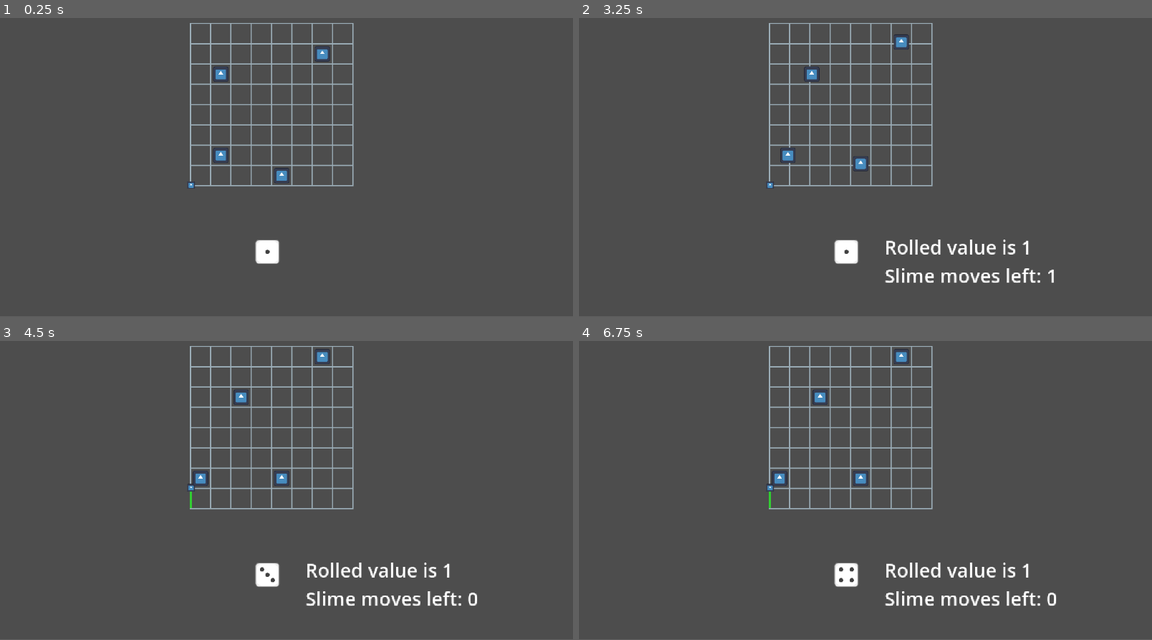
Above: before the commit, frames 1-4 (two rows, left to right).
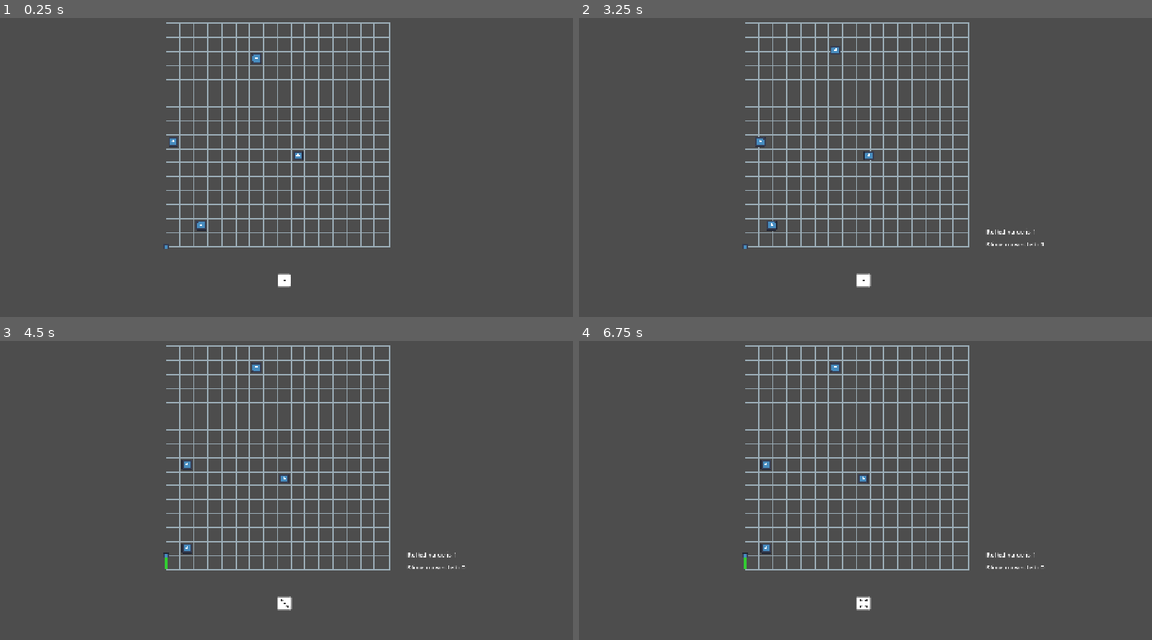
Above: after the commit, the same moments.

Repository: Sooshimi/mould
Game: Godot game, scene res://scenes/main.tscn
The game is run twice, just before and just after one commit, with the same random seed, the same clock (stepped at 60 frames per second) and the same inputs. The engine's default icon, where the game draws it, is replaced by a stand-in: a white triangle on a blue panel in a dark square.
Inputs (mouse positions are in pixels of both pictures, inside the frame that each line leads up to; where the layout moved, square brackets give the same spot in the first picture):
- Up to frame 1 (0.25 s): no input
- Up to frame 2 (3.25 s): click (865, 281) [848, 251] at 0.5 s; tap Enter at 1.25 s; hold D (right) 1.28-2.03 s; tap Space at 2 s; hold S (down) 2.03-2.78 s; hold D (right) from 2.78 s (still down)
- Up to frame 3 (4.5 s): release D (right) at 3.53 s; hold W (up) 3.53-4.28 s; tap Enter at 4.25 s; hold A (left) from 4.28 s (still down)
- Up to frame 4 (6.75 s): tap Space at 5, 6.5 s; tap Enter at 5.75 s; release A (left) at 5.78 s; hold S (down) 5.78-6.53 s; hold D (right) from 6.53 s (still down)
The window is 800x449 before the commit and 800x450 after it. Grey fills any space a smaller window leaves; there, only what the larger window draws over its background counts as a difference.

The runs differ from the first frame. In frame 1, 7.6% of the frame differs, in the area x 28-69%, y 1-91%; in frame 2, 8.6%; in frame 3, 8.6%, in the area x 28-84%, y 1-91%; in frame 4, 8.6%.

Commit message:
scale up to 32x32 px cells

Diff:
--- a/project.godot
+++ b/project.godot
@@ -21,8 +21,8 @@
 
 [display]
 
-window/size/viewport_width=480
-window/size/viewport_height=270
+window/size/viewport_width=1440
+window/size/viewport_height=810
 window/size/always_on_top=true
 window/size/window_width_override=1920
 window/size/window_height_override=1080
--- a/scenes/cell.tscn
+++ b/scenes/cell.tscn
@@ -3,7 +3,7 @@
 [ext_resource type="Script" uid="uid://d01eus5cvfa8x" path="res://scripts/cell.gd" id="1_upbjj"]
 
 [sub_resource type="RectangleShape2D" id="RectangleShape2D_6ngbm"]
-size = Vector2(2, 5.25)
+size = Vector2(2, 10.40625)
 
 [node name="Cell" type="Node2D"]
 script = ExtResource("1_upbjj")
@@ -15,10 +15,10 @@
 anchor_top = 0.5
 anchor_right = 0.5
 anchor_bottom = 0.5
-offset_left = -8.0
-offset_top = -8.0
-offset_right = 8.0
-offset_bottom = 8.0
+offset_left = -16.0
+offset_top = -16.0
+offset_right = 16.0
+offset_bottom = 16.0
 grow_horizontal = 2
 grow_vertical = 2
 color = Color(0, 0.564706, 0, 1)
@@ -29,6 +29,7 @@
 collision_mask = 6
 
 [node name="CollisionShape2D" type="CollisionShape2D" parent="Top"]
+position = Vector2(0, -3)
 shape = SubResource("RectangleShape2D_6ngbm")
 
 [node name="Bottom" type="Area2D" parent="."]
@@ -37,6 +38,7 @@
 collision_mask = 6
 
 [node name="CollisionShape2D" type="CollisionShape2D" parent="Bottom"]
+position = Vector2(0, 3)
 shape = SubResource("RectangleShape2D_6ngbm")
 
 [node name="Left" type="Area2D" parent="."]
@@ -46,6 +48,7 @@
 collision_mask = 6
 
 [node name="CollisionShape2D" type="CollisionShape2D" parent="Left"]
+position = Vector2(1.0859971e-05, 3)
 shape = SubResource("RectangleShape2D_6ngbm")
 
 [node name="Right" type="Area2D" parent="."]
@@ -55,6 +58,7 @@
 collision_mask = 6
 
 [node name="CollisionShape2D" type="CollisionShape2D" parent="Right"]
+position = Vector2(-1.0859971e-05, 3)
 shape = SubResource("RectangleShape2D_6ngbm")
 
 [connection signal="body_entered" from="Top" to="." method="_on_top_body_entered"]
--- a/scenes/dice.tscn
+++ b/scenes/dice.tscn
@@ -12,15 +12,15 @@
 anchor_top = 0.5
 anchor_right = 0.5
 anchor_bottom = 0.5
-offset_left = -8.0
-offset_top = -8.0
-offset_right = 8.0
-offset_bottom = 8.0
+offset_left = -16.0
+offset_top = -16.0
+offset_right = 16.0
+offset_bottom = 16.0
 grow_horizontal = 2
 grow_vertical = 2
 
 [node name="Face" type="Sprite2D" parent="."]
-scale = Vector2(0.3, 0.3)
+scale = Vector2(0.5, 0.5)
 texture = ExtResource("1_27nyo")
 
 [node name="RollTimer" type="Timer" parent="."]
--- a/scenes/human.tscn
+++ b/scenes/human.tscn
@@ -4,7 +4,7 @@
 [ext_resource type="Texture2D" uid="uid://bq4ps6bph0kv0" path="res://icon.svg" id="2_4otcn"]
 
 [sub_resource type="RectangleShape2D" id="RectangleShape2D_371uh"]
-size = Vector2(12, 12)
+size = Vector2(22, 22)
 
 [node name="Human" type="CharacterBody2D"]
 collision_layer = 4
@@ -12,36 +12,36 @@
 script = ExtResource("1_cwf78")
 
 [node name="Sprite2D" type="Sprite2D" parent="."]
-scale = Vector2(0.1, 0.1)
+scale = Vector2(0.2, 0.2)
 texture = ExtResource("2_4otcn")
 
 [node name="CollisionShape2D" type="CollisionShape2D" parent="."]
 shape = SubResource("RectangleShape2D_371uh")
 
 [node name="Up" type="RayCast2D" parent="."]
-position = Vector2(0, -10)
-target_position = Vector2(0, -8)
+position = Vector2(0, -15)
+target_position = Vector2(0, -16)
 collision_mask = 5
 hit_from_inside = true
 collide_with_areas = true
 
 [node name="Down" type="RayCast2D" parent="."]
-position = Vector2(0, 10)
-target_position = Vector2(0, 8)
+position = Vector2(0, 15)
+target_position = Vector2(0, 16)
 collision_mask = 5
 hit_from_inside = true
 collide_with_areas = true
 
 [node name="Left" type="RayCast2D" parent="."]
-position = Vector2(-10, 0)
-target_position = Vector2(-8, 0)
+position = Vector2(-15, 0)
+target_position = Vector2(-16, 0)
 collision_mask = 5
 hit_from_inside = true
 collide_with_areas = true
 
 [node name="Right" type="RayCast2D" parent="."]
-position = Vector2(10, 0)
-target_position = Vector2(8, 0)
+position = Vector2(15, 0)
+target_position = Vector2(16, 0)
 collision_mask = 5
 hit_from_inside = true
 collide_with_areas = true
--- a/scenes/main.tscn
+++ b/scenes/main.tscn
@@ -1,7 +1,7 @@
 [gd_scene load_steps=11 format=3 uid="uid://b6rwuldwktqp4"]
 
 [ext_resource type="Script" uid="uid://dcmuma8unkvxd" path="res://scripts/main.gd" id="1_0wfyh"]
-[ext_resource type="Texture2D" uid="uid://fatuvqcajhiy" path="res://assets/grid.png" id="2_sugp2"]
+[ext_resource type="Texture2D" uid="uid://pplrjbme6b2b" path="res://assets/grid-32x32.png" id="2_85g3d"]
 [ext_resource type="PackedScene" uid="uid://ccx1n4a6ip1g3" path="res://scenes/grid.tscn" id="2_tipki"]
 [ext_resource type="PackedScene" uid="uid://h3smwm553ckt" path="res://scenes/slime.tscn" id="3_sugp2"]
 [ext_resource type="PackedScene" uid="uid://bnx3m6tx4tt5v" path="res://scenes/ui/ui.tscn" id="3_tbgi4"]
@@ -10,70 +10,70 @@
 [ext_resource type="PackedScene" uid="uid://dkk3m1w4ceo65" path="res://scenes/human.tscn" id="6_tipki"]
 
 [sub_resource type="RectangleShape2D" id="RectangleShape2D_o6xl0"]
-size = Vector2(13, 171)
+size = Vector2(15.5, 588.5)
 
 [sub_resource type="RectangleShape2D" id="RectangleShape2D_tipki"]
-size = Vector2(148.75, 9.75)
+size = Vector2(571.375, 9.75)
 
 [node name="Main" type="Node2D"]
 script = ExtResource("1_0wfyh")
 
 [node name="GridLines" type="TextureRect" parent="."]
-offset_left = 159.0
-offset_top = 24.0
-offset_right = 296.0
-offset_bottom = 161.0
-texture = ExtResource("2_sugp2")
+offset_left = 416.0
+offset_top = 72.0
+offset_right = 979.0
+offset_bottom = 635.0
+texture = ExtResource("2_85g3d")
 
 [node name="Grid" parent="." instance=ExtResource("2_tipki")]
-position = Vector2(167, 32)
+position = Vector2(432, 88)
 
 [node name="SlimePath" parent="." instance=ExtResource("6_tefeu")]
 
 [node name="Slime" parent="." instance=ExtResource("3_sugp2")]
-position = Vector2(160, 160)
+position = Vector2(417.4912, 633.35547)
 
 [node name="Human" parent="." instance=ExtResource("6_tipki")]
-position = Vector2(185, 135)
+position = Vector2(505.2314, 580.0626)
 
 [node name="Human2" parent="." instance=ExtResource("6_tipki")]
-position = Vector2(185, 67)
+position = Vector2(435.21002, 370.15668)
 
 [node name="Human3" parent="." instance=ExtResource("6_tipki")]
-position = Vector2(236, 152)
+position = Vector2(749.31335, 404.96646)
 
 [node name="Human4" parent="." instance=ExtResource("6_tipki")]
-position = Vector2(270, 50)
+position = Vector2(644.5076, 161.01526)
 
 [node name="UI" parent="." instance=ExtResource("3_tbgi4")]
 
 [node name="Dice" parent="." instance=ExtResource("4_jyhfs")]
-position = Vector2(224, 216)
+position = Vector2(715, 718)
 
 [node name="GridBoundaryLeft" type="Area2D" parent="."]
-position = Vector2(141, 19)
+position = Vector2(401, 73)
 
 [node name="CollisionShape2D" type="CollisionShape2D" parent="GridBoundaryLeft"]
-position = Vector2(5.5, 75.5)
+position = Vector2(-3.9592285, 282.23367)
 shape = SubResource("RectangleShape2D_o6xl0")
 
 [node name="GridBoundaryRight" type="Area2D" parent="."]
-position = Vector2(133, 19)
+position = Vector2(393, 73)
 
 [node name="CollisionShape2D" type="CollisionShape2D" parent="GridBoundaryRight"]
-position = Vector2(175, 75)
+position = Vector2(608, 289)
 shape = SubResource("RectangleShape2D_o6xl0")
 
 [node name="GridBoundaryTop" type="Area2D" parent="."]
-position = Vector2(137, 23)
+position = Vector2(397, 77)
 
 [node name="CollisionShape2D" type="CollisionShape2D" parent="GridBoundaryTop"]
-position = Vector2(90, -9)
+position = Vector2(307, -21)
 shape = SubResource("RectangleShape2D_tipki")
 
 [node name="GridBoundaryBottom" type="Area2D" parent="."]
-position = Vector2(137, 15)
+position = Vector2(397, 69)
 
 [node name="CollisionShape2D" type="CollisionShape2D" parent="GridBoundaryBottom"]
-position = Vector2(90, 157)
+position = Vector2(303, 585)
 shape = SubResource("RectangleShape2D_tipki")
--- a/scenes/slime.tscn
+++ b/scenes/slime.tscn
@@ -4,43 +4,43 @@
 [ext_resource type="Script" uid="uid://2fm8q0ye55e6" path="res://scripts/characters/slime.gd" id="1_p2gj0"]
 
 [sub_resource type="RectangleShape2D" id="RectangleShape2D_371uh"]
-size = Vector2(12, 12)
+size = Vector2(18, 18)
 
 [node name="Slime" type="CharacterBody2D"]
 collision_layer = 2
 script = ExtResource("1_p2gj0")
 
 [node name="Sprite2D" type="Sprite2D" parent="."]
-scale = Vector2(0.05, 0.05)
+scale = Vector2(0.1, 0.1)
 texture = ExtResource("1_371uh")
 
 [node name="CollisionShape2D" type="CollisionShape2D" parent="."]
 shape = SubResource("RectangleShape2D_371uh")
 
 [node name="Up" type="RayCast2D" parent="."]
-position = Vector2(0, -10)
-target_position = Vector2(0, -8)
+position = Vector2(0, -15)
+target_position = Vector2(0, -16)
 hit_from_inside = true
 collide_with_areas = true
 collide_with_bodies = false
 
 [node name="Down" type="RayCast2D" parent="."]
-position = Vector2(0, 10)
-target_position = Vector2(0, 8)
+position = Vector2(0, 15)
+target_position = Vector2(0, 16)
 hit_from_inside = true
 collide_with_areas = true
 collide_with_bodies = false
 
 [node name="Left" type="RayCast2D" parent="."]
-position = Vector2(-10, 0)
-target_position = Vector2(-8, 0)
+position = Vector2(-15, 0)
+target_position = Vector2(-16, 0)
 hit_from_inside = true
 collide_with_areas = true
 collide_with_bodies = false
 
 [node name="Right" type="RayCast2D" parent="."]
-position = Vector2(10, 0)
-target_position = Vector2(8, 0)
+position = Vector2(15, 0)
+target_position = Vector2(16, 0)
 hit_from_inside = true
 collide_with_areas = true
 collide_with_bodies = false
--- a/scenes/ui/ui.tscn
+++ b/scenes/ui/ui.tscn
@@ -13,14 +13,14 @@
 
 [node name="DiceRolledLabel" type="Label" parent="."]
 layout_mode = 0
-offset_left = 256.0
-offset_top = 200.0
-offset_right = 337.0
-offset_bottom = 223.0
+offset_left = 1024.0
+offset_top = 584.0
+offset_right = 1105.0
+offset_bottom = 607.0
 
 [node name="SlimeMovesRemainingLabel" type="Label" parent="."]
 layout_mode = 0
-offset_left = 256.0
-offset_top = 224.0
-offset_right = 353.0
-offset_bottom = 247.0
+offset_left = 1024.0
+offset_top = 616.0
+offset_right = 1121.0
+offset_bottom = 639.0
--- a/scripts/characters/human.gd
+++ b/scripts/characters/human.gd
@@ -7,7 +7,7 @@
 @onready var left := $Left
 @onready var right := $Right
 
-const tile_size := Vector2(17.0, 17.0)
+const tile_size := Vector2(35.0, 35.0)
 const move_up := Vector2(0.0, -1.0)
 const move_down := Vector2(0.0, 1.0)
 const move_left := Vector2(-1.0, 0.0)
--- a/scripts/characters/slime.gd
+++ b/scripts/characters/slime.gd
@@ -8,7 +8,7 @@
 @onready var right := $Right
 @onready var slime_path := $"../SlimePath"
 
-const tile_size := Vector2(17.0, 17.0)
+const tile_size := Vector2(35.0, 35.0)
 var sprite_node_position_tween: Tween
 var walk_speed := 0.3
 
--- a/scripts/grid.gd
+++ b/scripts/grid.gd
@@ -2,9 +2,9 @@
 
 @export var cell_scene: PackedScene
 
-const CELL_SIZE := 16
-const BORDER_THICKNESS := 1
-const GRID_SIZE := 8
+const CELL_SIZE := 32
+const BORDER_THICKNESS := 3
+const GRID_SIZE := 16
 
 func _ready() -> void:
 	create_grid()
--- a/scripts/slime_path.gd
+++ b/scripts/slime_path.gd
@@ -8,4 +8,4 @@
 
 func _draw() -> void:
 	if point_list.size() > 0:
-		draw_polyline(point_list, Color.LIME_GREEN, 2.0)
+		draw_polyline(point_list, Color.LIME_GREEN, 6.0)
Binary file added: assets/grid-32x32.png
Not shown, changed: assets/grid-32x32.png.import
Binary file removed: assets/grid.png
